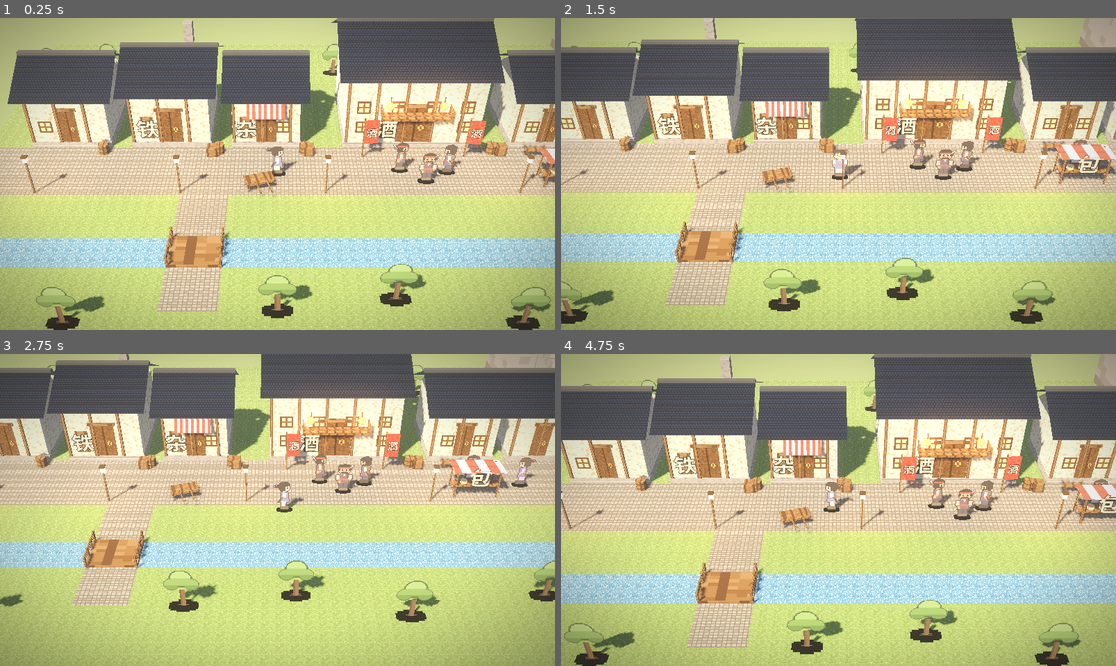
Above: before the commit, frames 1-4 (two rows, left to right).
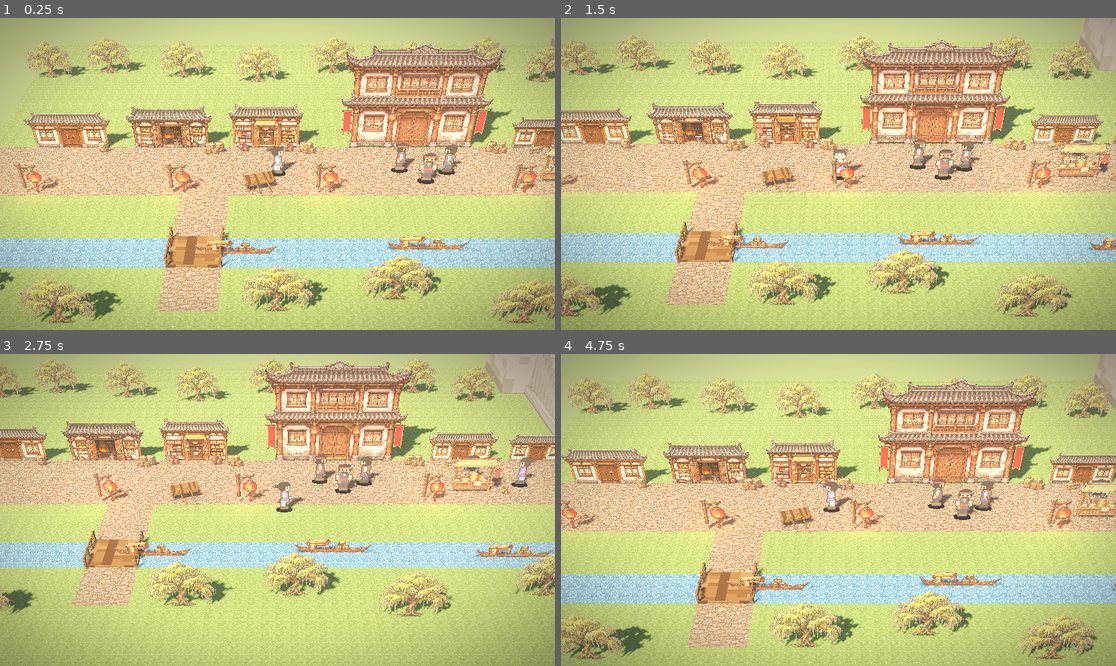
Above: after the commit, the same moments.

Repository: zaz-nlu/Hero-xiaoyao
Game: Godot game, scene res://ui/game.tscn
The game is run twice, just before and just after one commit, with the same random seed, the same clock (stepped at 60 frames per second) and the same inputs.
Inputs (mouse positions are in pixels of both pictures, inside the frame that each line leads up to):
- Up to frame 1 (0.25 s): no input
- Up to frame 2 (1.5 s): tap Enter (ui_accept) at 0.5, 0.77 s; move the mouse to (960, 158) at 0.52 s; hold D (move_right) 0.53-1.28 s; tap E (interact) at 0.6 s; click (960, 158) at 0.67 s; move the mouse to (727, 189) at 1.27 s; hold S (move_down) from 1.28 s (still down); tap 1 at 1.35 s
- Up to frame 3 (2.75 s): tap Enter (ui_accept) at 1.52 s; move the mouse to (333, 441) at 2.02 s; release S (move_down) at 2.03 s; hold D (move_right) from 2.03 s (still down); tap 2 at 2.1 s
- Up to frame 4 (4.75 s): move the mouse to (810, 572) at 2.77 s; release D (move_right) at 2.78 s; hold W (move_up) 2.78-3.53 s; tap 3 at 2.85 s; click (810, 572) at 2.92 s; tap Enter (ui_accept) at 3.02, 3.77, 4.52 s; move the mouse to (1005, 556) at 3.52 s; hold A (move_left) from 3.53 s (still down); tap 4 at 3.6 s; move the mouse to (672, 463) at 4.27 s; tap 5 at 4.35 s

The runs differ from the first frame. In frame 1, 50% of the frame differs, in the area x 0-100%, y 0-100%; in frame 2, 50%; in frame 3, 45%; in frame 4, 50%.

Commit message:
feat: integrate AI art pack into the town (facades, cobblestone, props, boats, willows)
Co-Authored-By: Claude Sonnet 5.5 <noreply@anthropic.com>

Diff:
--- a/godot/data/town.json
+++ b/godot/data/town.json
@@ -54,7 +54,15 @@
     {"kind": "tree", "x": 2.0, "z": 15.0},
     {"kind": "tree", "x": 10.0, "z": 17.0},
     {"kind": "tree", "x": 20.0, "z": 15.0},
-    {"kind": "tree", "x": 28.0, "z": 17.0}
+    {"kind": "tree", "x": 28.0, "z": 17.0},
+    {"kind": "jars", "x": -9.0, "z": -2.3},
+    {"kind": "jars", "x": -5.0, "z": -2.3},
+    {"kind": "baskets", "x": 20.8, "z": 2.4},
+    {"kind": "stone_lantern", "x": 27.6, "z": -1.6},
+    {"kind": "stone_lantern", "x": 30.6, "z": -1.6},
+    {"kind": "boat", "x": -9.0, "z": 10.6},
+    {"kind": "boat", "x": 5.0, "z": 10.2},
+    {"kind": "boat", "x": 19.0, "z": 10.8}
   ],
   "npcs": [
     {"id": "bun_vendor", "sprite": "vendor", "name": "包子摊老板", "x": 18.0, "z": 0.6, "facing": "down"},
--- /dev/null
+++ b/godot/tests/test_ai_assets.gd
@@ -0,0 +1,129 @@
+extends "res://tests/test_case.gd"
+
+const AiAssets = preload("res://world/ai_assets.gd")
+
+const ASSET_FILES: Array[String] = [
+	"facade_tavern.png",
+	"facade_general_store.png",
+	"facade_blacksmith.png",
+	"facade_residence.png",
+	"facade_baozi_stall.png",
+	"prop_barrel.png",
+	"prop_crates.png",
+	"prop_jars.png",
+	"prop_baskets.png",
+	"prop_stone_lantern.png",
+	"prop_lantern_post.png",
+	"prop_bench.png",
+	"prop_stall.png",
+	"prop_willow.png",
+	"prop_boat.png",
+	"tex_cobblestone.png",
+	"tex_gray_roof_tiles.png",
+	"tex_aged_plaster.png",
+	"tex_dark_wood.png",
+]
+
+
+func test_load_texture_every_asset() -> void:
+	for file in ASSET_FILES:
+		var texture := AiAssets.load_texture(file)
+		assert_true(texture != null, "%s loads" % file)
+		if texture != null:
+			assert_true(texture.get_width() > 0, "%s has width" % file)
+			assert_true(texture.get_height() > 0, "%s has height" % file)
+
+
+func test_load_texture_missing_returns_null() -> void:
+	assert_true(
+		AiAssets.load_texture("does_not_exist_12345.png") == null,
+		"a missing asset returns null"
+	)
+
+
+func test_load_texture_caches() -> void:
+	var first := AiAssets.load_texture("prop_barrel.png")
+	var second := AiAssets.load_texture("prop_barrel.png")
+	assert_true(first == second, "textures are cached")
+
+
+func test_make_sprite_bottom_and_pixel_size() -> void:
+	var sprite := AiAssets.make_sprite(
+		"prop_barrel.png", 1.2, Vector3(3.0, 0.0, -2.0), "TestBarrel"
+	)
+	assert_true(sprite != null, "sprite is created")
+	if sprite == null:
+		return
+	var texture := AiAssets.load_texture("prop_barrel.png")
+	var image_height := float(texture.get_height())
+	assert_eq(str(sprite.name), "TestBarrel", "sprite keeps its name")
+	assert_near(
+		sprite.pixel_size,
+		1.2 / image_height,
+		0.000001,
+		"pixel size matches world height"
+	)
+	assert_true(
+		sprite.position.is_equal_approx(Vector3(3.0, 0.0, -2.0)), "sprite sits at pos"
+	)
+	assert_true(sprite.centered, "sprite is centered")
+	assert_near(
+		sprite.offset.y,
+		image_height * 0.5,
+		0.001,
+		"offset is half the image height in pixels"
+	)
+	# With centered = true and offset.y = image_height / 2, the bottom edge of the
+	# sprite lands exactly on the node position.
+	var bottom_y: float = sprite.position.y + (sprite.offset.y - image_height * 0.5) * sprite.pixel_size
+	assert_near(bottom_y, 0.0, 0.001, "sprite bottom edge sits on the ground")
+	assert_near(
+		image_height * sprite.pixel_size, 1.2, 0.01, "sprite world height"
+	)
+	assert_near(
+		float(texture.get_width()) * sprite.pixel_size,
+		1.2 * float(texture.get_width()) / image_height,
+		0.01,
+		"sprite world width keeps the image aspect"
+	)
+	sprite.free()
+
+
+func test_make_wall_quad_bottom_and_aspect() -> void:
+	var facade := AiAssets.make_wall_quad(
+		"facade_tavern.png", 10.0, Vector3(1.0, 0.0, -3.0), "TestFacade"
+	)
+	assert_true(facade != null, "wall quad is created")
+	if facade == null:
+		return
+	var texture := AiAssets.load_texture("facade_tavern.png")
+	var expected_height: float = 10.0 * float(texture.get_height()) / float(texture.get_width())
+	var quad := facade.mesh as QuadMesh
+	assert_true(quad != null, "wall quad uses a QuadMesh")
+	if quad != null:
+		assert_near(quad.size.x, 10.0, 0.001, "wall width")
+		assert_near(quad.size.y, expected_height, 0.001, "wall height keeps the image aspect")
+		assert_near(
+			facade.position.y - quad.size.y * 0.5, 0.0, 0.001, "wall bottom sits on the ground"
+		)
+	assert_near(facade.position.z, -3.0, 0.001, "wall sits at z_front")
+	facade.free()
+
+
+func test_town_builds_facades_and_boats() -> void:
+	var town = load("res://world/town.gd").new()
+	town.build()
+	var facades: Array = town.find_children("Facade_*", "MeshInstance3D", true, false)
+	assert_eq(facades.size(), 6, "six building facades")
+	var boats: Array = town.find_children("Boat*", "Sprite3D", true, false)
+	assert_eq(boats.size(), 3, "three boats on the river")
+	for boat_value in boats:
+		var boat := boat_value as Sprite3D
+		if boat == null:
+			continue
+		assert_true(
+			boat.position.z >= 9.0 and boat.position.z <= 12.0,
+			"boat z %.2f is inside the river" % boat.position.z
+		)
+		assert_near(boat.position.y, -0.15, 0.001, "boat bottom sits just below the water")
+	town.free()
--- a/godot/tests/test_town.gd
+++ b/godot/tests/test_town.gd
@@ -236,11 +236,13 @@
 	if town.sun != null:
 		assert_true(town.sun.shadow_enabled, "sun casts shadows")
 	var mesh_count := _count_nodes(town, "MeshInstance3D")
-	assert_true(mesh_count > 150, "mesh count %d is above 150" % mesh_count)
+	assert_true(mesh_count > 40, "mesh count %d is above 40" % mesh_count)
+	var sprite_count := _count_nodes(town, "Sprite3D")
+	assert_true(sprite_count >= 40, "sprite count %d is at least 40" % sprite_count)
 	var label_count := _count_nodes(town, "Label3D")
-	assert_true(label_count >= 6, "label count %d is at least 6" % label_count)
+	assert_true(label_count >= 1, "label count %d is at least 1" % label_count)
 	var light_count := _count_nodes(town, "OmniLight3D")
-	assert_true(light_count >= 7, "omni light count %d is at least 7" % light_count)
+	assert_true(light_count >= 5, "omni light count %d is at least 5" % light_count)
 	town.free()
 
 
--- /dev/null
+++ b/godot/world/ai_assets.gd
@@ -0,0 +1,91 @@
+extends RefCounted
+
+# Loads the AI-painted art pack from res://assets/ai/game/.
+# These PNGs are not imported by Godot, so they must be read from disk.
+
+const BASE_DIR := "res://assets/ai/game/"
+
+static var _textures: Dictionary = {}
+
+
+static func load_texture(file: String) -> ImageTexture:
+	if _textures.has(file):
+		var cached: ImageTexture = _textures[file]
+		return cached
+	var image: Image = _read_image(BASE_DIR + file)
+	if image == null:
+		_textures[file] = null
+		return null
+	var texture: ImageTexture = ImageTexture.create_from_image(image)
+	_textures[file] = texture
+	return texture
+
+
+static func make_sprite(
+	file: String, world_height: float, pos: Vector3, name: String
+) -> Sprite3D:
+	var texture: ImageTexture = load_texture(file)
+	if texture == null or world_height <= 0.0:
+		return null
+	var size: Vector2 = texture.get_size()
+	if size.x <= 0.0 or size.y <= 0.0:
+		return null
+	var sprite := Sprite3D.new()
+	if name != "":
+		sprite.name = name
+	sprite.texture = texture
+	sprite.centered = true
+	sprite.pixel_size = world_height / size.y
+	sprite.offset = Vector2(0.0, size.y * 0.5)
+	sprite.billboard = BaseMaterial3D.BILLBOARD_DISABLED
+	sprite.texture_filter = BaseMaterial3D.TEXTURE_FILTER_NEAREST
+	sprite.alpha_cut = SpriteBase3D.ALPHA_CUT_OPAQUE_PREPASS
+	sprite.double_sided = true
+	sprite.shaded = true
+	sprite.cast_shadow = GeometryInstance3D.SHADOW_CASTING_SETTING_ON
+	sprite.position = pos
+	return sprite
+
+
+static func make_wall_quad(
+	file: String, world_width: float, pos: Vector3, name: String
+) -> MeshInstance3D:
+	var texture: ImageTexture = load_texture(file)
+	if texture == null or world_width <= 0.0:
+		return null
+	var size: Vector2 = texture.get_size()
+	if size.x <= 0.0 or size.y <= 0.0:
+		return null
+	var height: float = world_width * size.y / size.x
+	var quad := QuadMesh.new()
+	quad.size = Vector2(world_width, height)
+	var instance := MeshInstance3D.new()
+	if name != "":
+		instance.name = name
+	instance.mesh = quad
+	var mat := StandardMaterial3D.new()
+	mat.albedo_texture = texture
+	mat.transparency = BaseMaterial3D.TRANSPARENCY_ALPHA_SCISSOR
+	mat.alpha_scissor_threshold = 0.5
+	mat.texture_filter = BaseMaterial3D.TEXTURE_FILTER_NEAREST
+	mat.cull_mode = BaseMaterial3D.CULL_DISABLED
+	mat.roughness = 1.0
+	mat.metallic = 0.0
+	mat.metallic_specular = 0.0
+	mat.emission_enabled = true
+	mat.emission = Color.WHITE
+	mat.emission_texture = texture
+	mat.emission_energy_multiplier = 0.0
+	instance.material_override = mat
+	instance.cast_shadow = GeometryInstance3D.SHADOW_CASTING_SETTING_ON
+	instance.position = Vector3(pos.x, pos.y + height * 0.5, pos.z)
+	return instance
+
+
+static func _read_image(path: String) -> Image:
+	if not FileAccess.file_exists(path):
+		return null
+	var image: Image = Image.load_from_file(ProjectSettings.globalize_path(path))
+	if image == null or image.is_empty():
+		return null
+	return image
--- a/godot/world/town.gd
+++ b/godot/world/town.gd
@@ -10,6 +10,7 @@
 
 const TownData = preload("res://world/town_data.gd")
 const Texgen = preload("res://world/texgen.gd")
+const AiAssets = preload("res://world/ai_assets.gd")
 const CharacterSprite = preload("res://world/character_sprite.gd")
 const PlayerMotion = preload("res://world/player_motion.gd")
 const Dialogue = preload("res://core/dialogue.gd")
@@ -55,6 +56,7 @@
 var _time: float = 0.0
 var _focus: Vector3 = Vector3.ZERO
 var _hud_layer: CanvasLayer = null
+var _tavern_facade: bool = false
 
 
 func _ready() -> void:
@@ -289,11 +291,16 @@
 			continue
 		var y := 0.0
 		var tex: ImageTexture
+		var uv_scale := Vector2(width, depth)
 		var node_name := "Ground_%d" % i
 		match ground_type:
 			"stone":
 				y = 0.01
-				tex = _get_tex("stone_street")
+				tex = AiAssets.load_texture("tex_cobblestone.png")
+				if tex != null:
+					uv_scale = Vector2(width / 3.0, depth / 3.0)
+				else:
+					tex = _get_tex("stone_street")
 			"water":
 				y = 0.02
 				tex = _get_tex("water")
@@ -303,7 +310,7 @@
 				tex = _get_tex("grass")
 		var plane := PlaneMesh.new()
 		plane.size = Vector2(width, depth)
-		var mat: StandardMaterial3D = Texgen.make_material(tex, Vector2(width, depth))
+		var mat: StandardMaterial3D = Texgen.make_material(tex, uv_scale)
 		if ground_type == "water":
 			_water_material = mat
 		_add_mesh(root, plane, mat, Vector3((x0 + x1) * 0.5, y, (z0 + z1) * 0.5), node_name)
@@ -392,6 +399,8 @@
 	var kind := str(building.get("kind", "house"))
 	if x1 <= x0 or depth <= 0.0:
 		return
+	if _try_build_facade(parent, building, x0, x1, z_front, kind):
+		return
 	var width := x1 - x0
 	var z_back := z_front - depth
 	var cx := (x0 + x1) * 0.5
@@ -529,6 +538,39 @@
 			chimney_mat,
 			Vector3(x1 - 2.0, top_y + roof_h + 0.4, z_back + 2.0)
 		)
+
+
+func _try_build_facade(
+	parent: Node3D, building: Dictionary, x0: float, x1: float, z_front: float, kind: String
+) -> bool:
+	var file := _facade_file(kind)
+	if file == "":
+		return false
+	var facade := AiAssets.make_wall_quad(
+		file,
+		(x1 - x0) * 1.08,
+		Vector3((x0 + x1) * 0.5, 0.0, z_front),
+		"Facade_%s" % str(building.get("id", ""))
+	)
+	if facade == null:
+		return false
+	parent.add_child(facade)
+	if kind == "tavern":
+		_tavern_facade = true
+	return true
+
+
+func _facade_file(kind: String) -> String:
+	match kind:
+		"tavern":
+			return "facade_tavern.png"
+		"shop":
+			return "facade_general_store.png"
+		"smith":
+			return "facade_blacksmith.png"
+		"house":
+			return "facade_residence.png"
+	return ""
 
 
 func _build_roof(
@@ -681,7 +723,8 @@
 			"lamp_post":
 				_build_lamp_post(root, x, z)
 			"banner":
-				_build_banner(root, x, z, str(prop.get("text", "")))
+				if not _tavern_facade:
+					_build_banner(root, x, z, str(prop.get("text", "")))
 			"cart":
 				_build_cart(root, x, z, float(prop.get("rot", 0.0)))
 			"stall":
@@ -695,9 +738,21 @@
 				)
 			"tree":
 				_build_tree(root, x, z)
+			"jars":
+				_build_jars(root, x, z, i)
+			"baskets":
+				_build_baskets(root, x, z, i)
+			"stone_lantern":
+				_build_stone_lantern(root, x, z, i)
+			"boat":
+				_build_boat(root, x, z, i)
 
 
 func _build_barrel(parent: Node3D, x: float, z: float) -> void:
+	var sprite := AiAssets.make_sprite("prop_barrel.png", 1.2, Vector3(x, 0.0, z), "Barrel")
+	if sprite != null:
+		parent.add_child(sprite)
+		return
 	var wood_mat: StandardMaterial3D = Texgen.make_material(
 		_get_tex("wood_planks"), Vector2(1.0, 1.0)
 	)
@@ -717,6 +772,10 @@
 
 
 func _build_crate(parent: Node3D, x: float, z: float) -> void:
+	var sprite := AiAssets.make_sprite("prop_crates.png", 1.3, Vector3(x, 0.0, z), "Crates")
+	if sprite != null:
+		parent.add_child(sprite)
+		return
 	var wood_mat: StandardMaterial3D = Texgen.make_material(
 		_get_tex("wood_planks"), Vector2(0.9, 0.9)
 	)
@@ -724,6 +783,10 @@
 
 
 func _build_bench(parent: Node3D, x: float, z: float) -> void:
+	var sprite := AiAssets.make_sprite("prop_bench.png", 0.9, Vector3(x, 0.0, z), "Bench")
+	if sprite != null:
+		parent.add_child(sprite)
+		return
 	var wood_mat: StandardMaterial3D = Texgen.make_material(
 		_get_tex("wood_planks"), Vector2(2.0, 0.6)
 	)
@@ -734,6 +797,13 @@
 
 
 func _build_lamp_post(parent: Node3D, x: float, z: float) -> void:
+	var sprite := AiAssets.make_sprite(
+		"prop_lantern_post.png", 3.0, Vector3(x, 0.0, z), "LanternPost"
+	)
+	if sprite != null:
+		parent.add_child(sprite)
+		_add_omni_light(parent, Vector3(x, 1.6, z), Color("#ffb870"), 8.0, 0.9)
+		return
 	var wood_mat: StandardMaterial3D = Texgen.make_material(
 		_get_tex("wood_planks"), Vector2(0.5, 4.0)
 	)
@@ -795,6 +865,12 @@
 func _build_stall(
 	parent: Node3D, x: float, z: float, width: float, depth: float, text: String
 ) -> void:
+	var sprite := AiAssets.make_sprite(
+		"facade_baozi_stall.png", 3.6, Vector3(x, 0.0, z), "StallFacade"
+	)
+	if sprite != null:
+		parent.add_child(sprite)
+		return
 	var stall := Node3D.new()
 	stall.name = "Stall"
 	stall.position = Vector3(x, 0.0, z)
@@ -835,6 +911,12 @@
 
 
 func _build_tree(parent: Node3D, x: float, z: float) -> void:
+	var willow := AiAssets.make_sprite(
+		"prop_willow.png", 4.2, Vector3(x, 0.0, z), "Willow"
+	)
+	if willow != null:
+		parent.add_child(willow)
+		return
 	var tree := Sprite3D.new()
 	tree.name = "Tree"
 	tree.texture = _get_tex("tree")
@@ -861,6 +943,45 @@
 	shadow.rotation.x = -PI / 2.0
 	shadow.cast_shadow = GeometryInstance3D.SHADOW_CASTING_SETTING_OFF
 	parent.add_child(shadow)
+
+
+func _build_jars(parent: Node3D, x: float, z: float, index: int) -> void:
+	var sprite := AiAssets.make_sprite(
+		"prop_jars.png", 1.0, Vector3(x, 0.0, z), "Jars%d" % index
+	)
+	if sprite != null:
+		parent.add_child(sprite)
+
+
+func _build_baskets(parent: Node3D, x: float, z: float, index: int) -> void:
+	var sprite := AiAssets.make_sprite(
+		"prop_baskets.png", 0.8, Vector3(x, 0.0, z), "Baskets%d" % index
+	)
+	if sprite != null:
+		parent.add_child(sprite)
+
+
+func _build_stone_lantern(parent: Node3D, x: float, z: float, index: int) -> void:
+	var sprite := AiAssets.make_sprite(
+		"prop_stone_lantern.png", 1.6, Vector3(x, 0.0, z), "StoneLantern%d" % index
+	)
+	if sprite != null:
+		parent.add_child(sprite)
+
+
+func _build_boat(parent: Node3D, x: float, z: float, index: int) -> void:
+	var texture := AiAssets.load_texture("prop_boat.png")
+	if texture == null:
+		return
+	var size := texture.get_size()
+	if size.x <= 0.0:
+		return
+	var height: float = 6.0 * size.y / size.x
+	var sprite := AiAssets.make_sprite(
+		"prop_boat.png", height, Vector3(x, -0.15, z), "Boat%d" % index
+	)
+	if sprite != null:
+		parent.add_child(sprite)
 
 
 # ---------------------------------------------------------------- stairs, platform, gate
--- a/godot/world/town_data.gd
+++ b/godot/world/town_data.gd
@@ -2,7 +2,8 @@
 
 const BUILDING_KINDS: Array[String] = ["house", "smith", "shop", "tavern"]
 const PROP_KINDS: Array[String] = [
-	"barrel", "crate", "bench", "lamp_post", "banner", "cart", "stall", "tree"
+	"barrel", "crate", "bench", "lamp_post", "banner", "cart", "stall", "tree",
+	"jars", "baskets", "stone_lantern", "boat"
 ]
 
 
